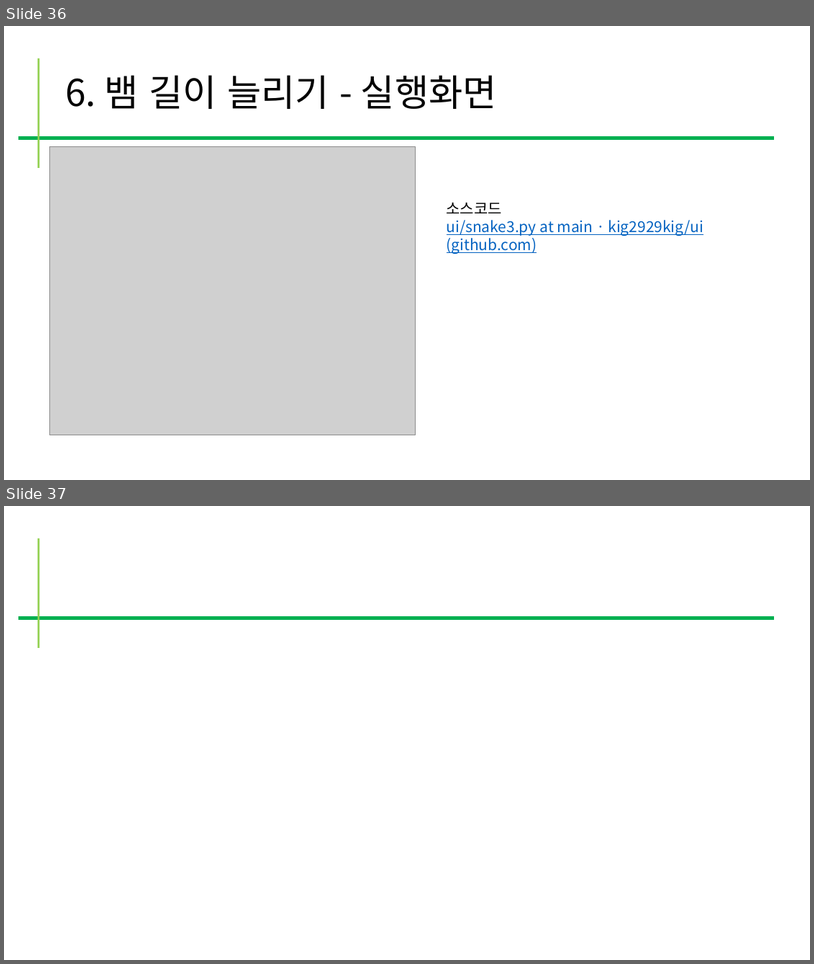
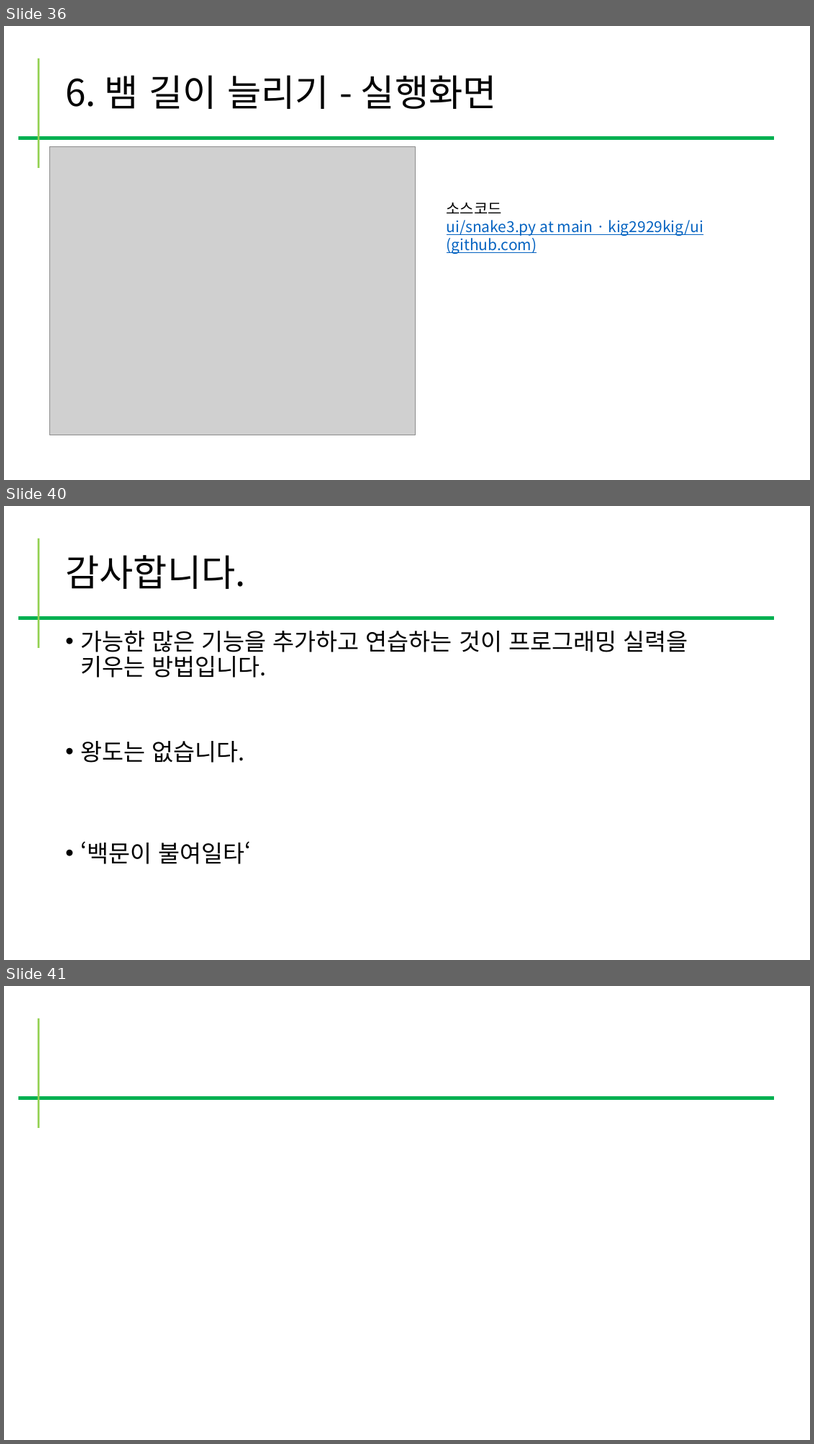
Before and after one commit to kig2929kig/ui, a slide deck: snake.pptx. Shown one above the other, each under a label of ours: slides 36 and 37 before the commit, slides 36, 40 and 41 after it; the slides between them are not shown. The pictures are 814x964 and 814x1444 pixels, drawn with LibreOffice and Linux fonts; fonts in the diff are those of the drawing; grey boxes stand for pictures. Boxes give left, top, right and bottom in pixels: in the first picture for what was removed or moved away, otherwise in the second. Text is boxed around its words. In the diff, an @@ line names an element or a change of style, - is before the commit and + after.

```diff
--- a/snake.pptx
+++ b/snake.pptx
@@ slide 40 added at box(4, 506, 810, 960), background #FFFFFF @@
@@ line added from (39, 538) to (39, 648), #92D050 2.25 pt @@
@@ title added at box(65, 555, 246, 589), 44 pt, text #000000 @@
+감사합니다.
@@ line added from (18, 618) to (774, 618), #00B050 4.5 pt @@
@@ text added at box(80, 631, 688, 864), 28 pt, text #000000 @@
+• 가능한 많은 기능을 추가하고 연습하는 것이 프로그래밍 실력을 키우는 방법입니다.
+• 왕도는 없습니다.
+• ‘백문이 불여일타‘
@@ what was slide 37 is now slide 41 @@
```
Also in this commit, not shown: 1 slide changed, 3 other slides added, 1 slide removed.
